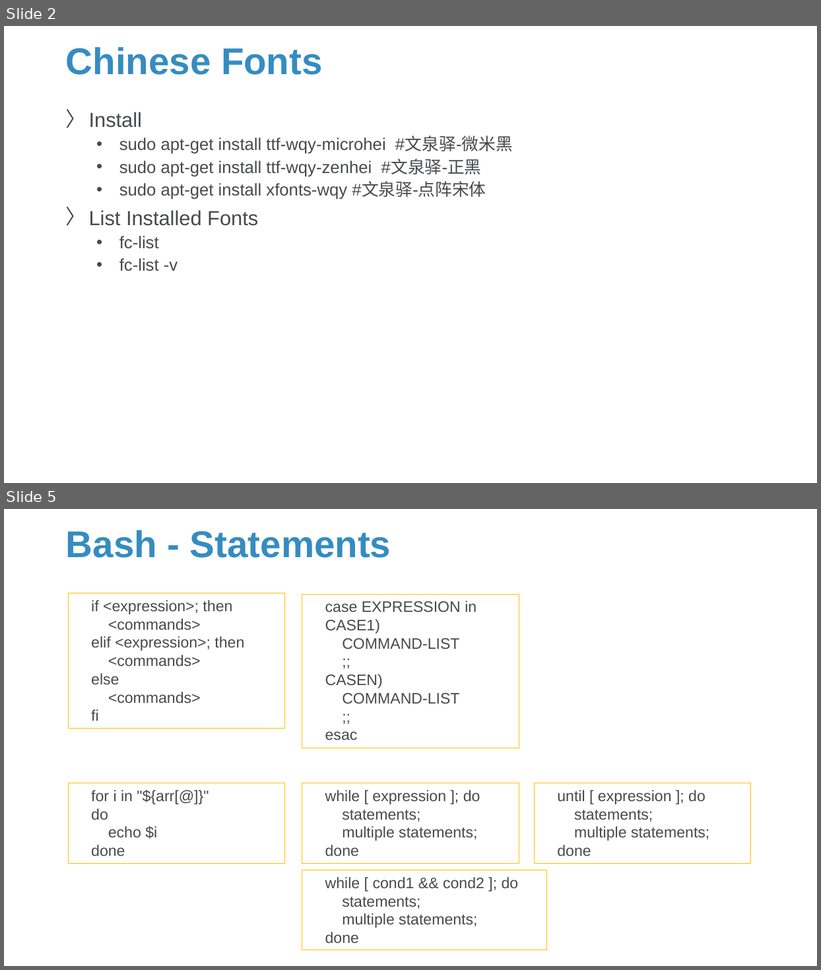
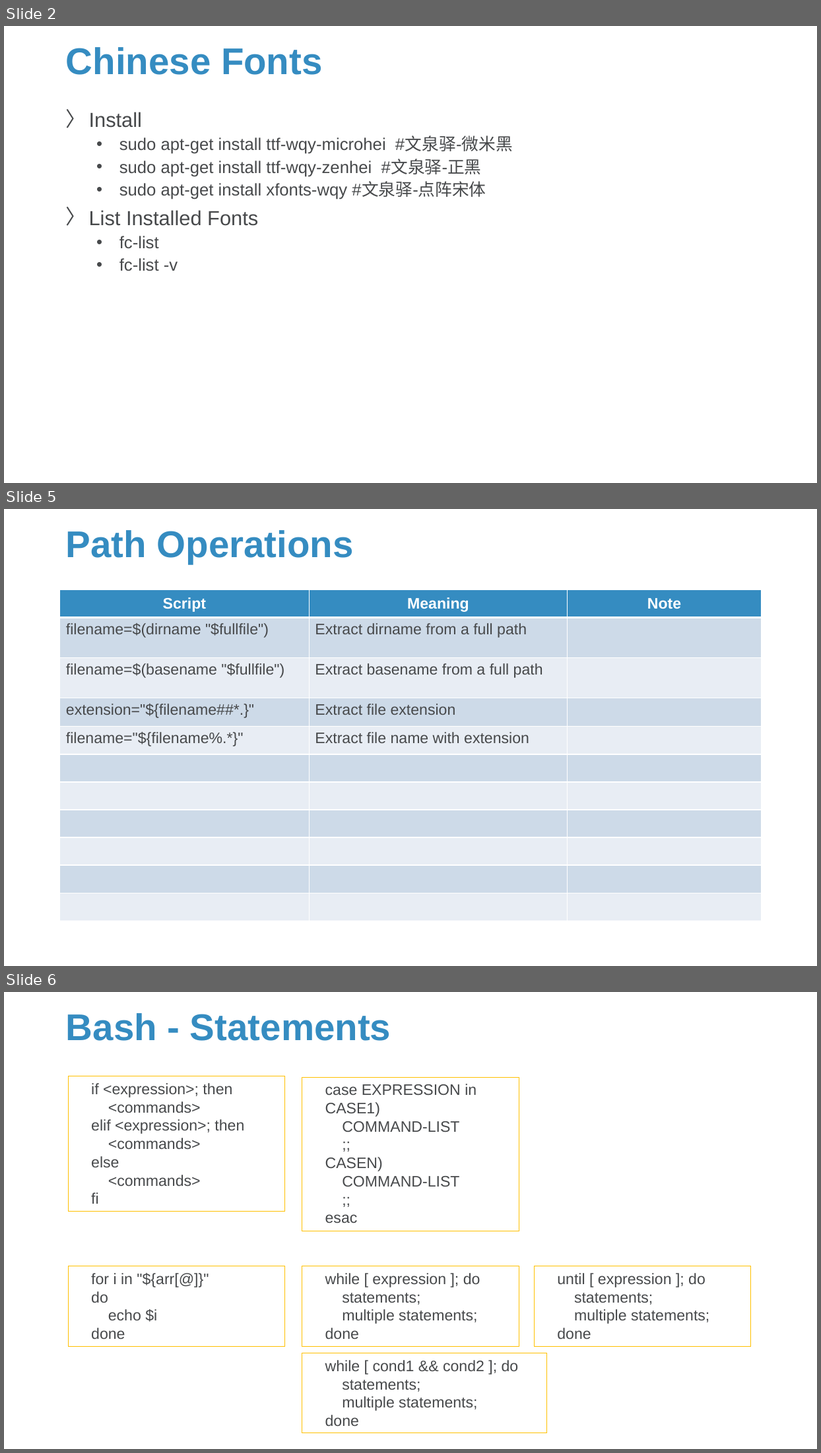
Before and after one commit to Sparks-Lu/TechNotes, a slide deck: Linux/Linux_Notes.pptx. Shown one above the other, each under a label of ours: slides 2 and 5 before the commit, slides 2, 5 and 6 after it; the slides between them are not shown. The pictures are 821x970 and 821x1453 pixels, drawn with LibreOffice and Linux fonts; fonts in the diff are those of the drawing; background and template pictures are left out. Boxes give left, top, right and bottom in pixels: in the first picture for what was removed or moved away, otherwise in the second. Text is boxed around its words. In the diff, an @@ line names an element or a change of style, - is before the commit and + after.

```diff
--- a/Linux/Linux_Notes.pptx
+++ b/Linux/Linux_Notes.pptx
@@ slide 5 added at (4,509,817,966), background picture (left out) @@
@@ title added at (66,530,354,564), 44 pt, text #358CC1, bold @@
+Path Operations
@@ table added at (60,590,762,926), 11 rows, 3 columns @@
+Script | Meaning | Note
+filename=$(dirname "$fullfile") | Extract dirname from a full path | 
+filename=$(basename "$fullfile") | Extract basename from a full path | 
+extension="${filename##*.}" | Extract file extension | 
+filename="${filename%.*}" | Extract file name with extension | 
+ |  | 
+ |  | 
+ |  | 
+ |  | 
+ |  | 
+ |  | 
@@ what was slide 5 is now slide 6 @@
```
Also in this commit, not shown: 6 slides changed, 4 other slides added, 13 other files.
